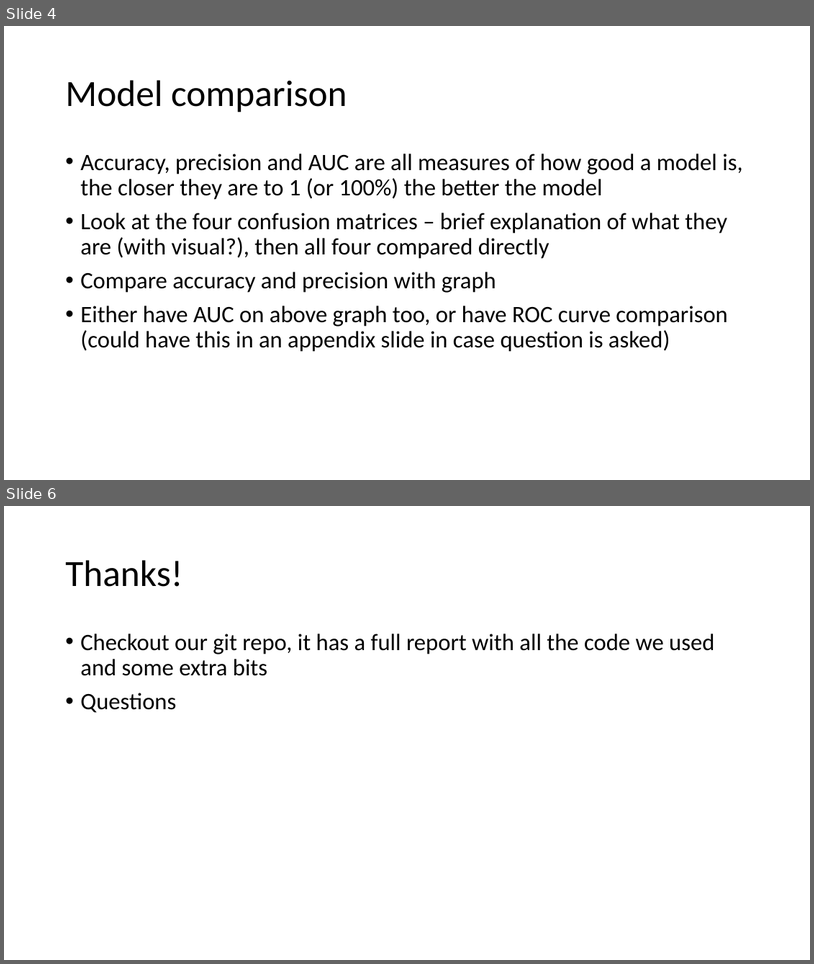
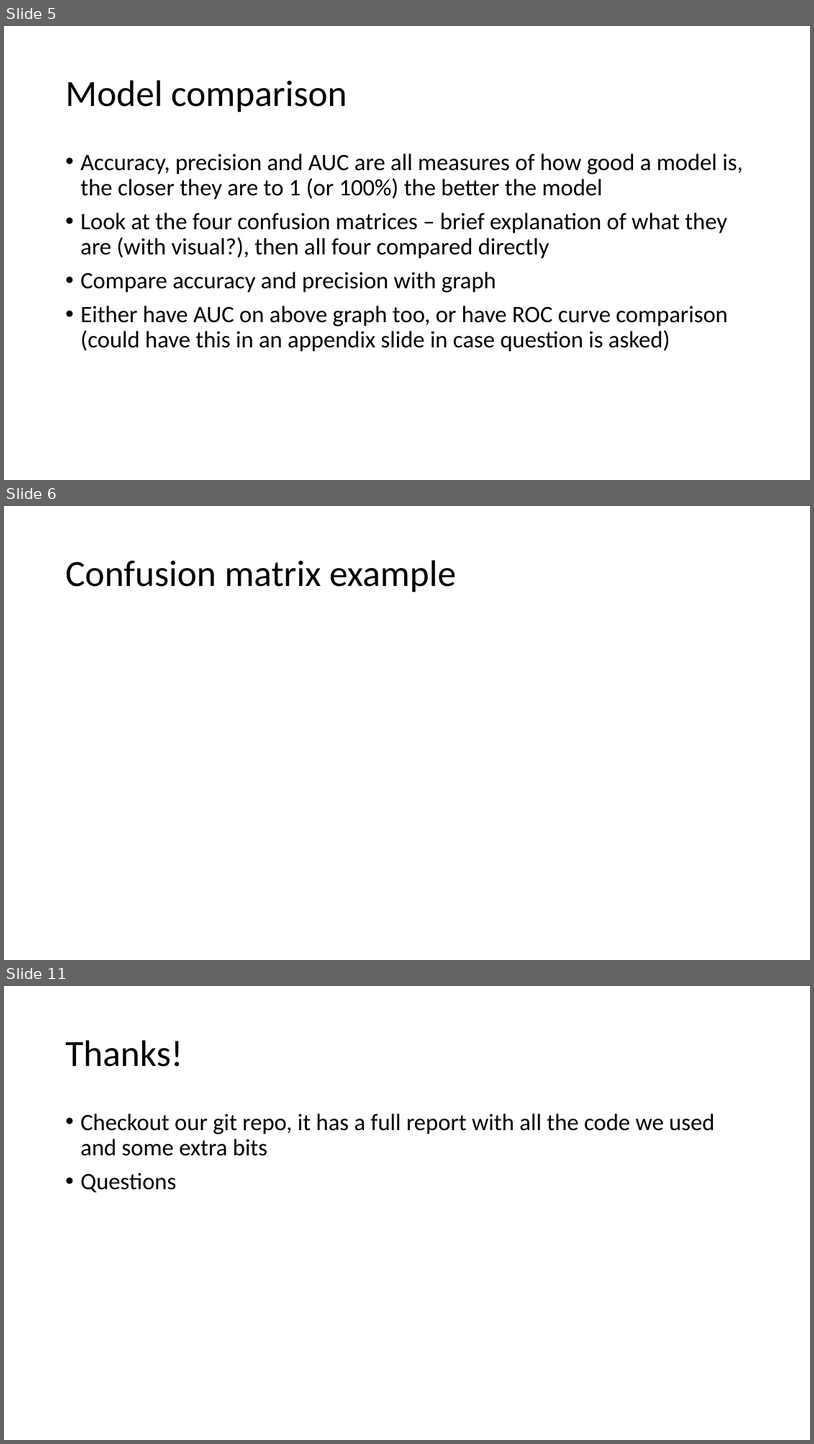
Before and after one commit to DaniiClarkee/Team4_CFG, a slide deck: Team4_presentation.pptx. Shown one above the other, each under a label of ours: slides 4 and 6 before the commit, slides 5, 6 and 11 after it; the slides between them are not shown. The pictures are 814x964 and 814x1444 pixels, drawn with LibreOffice and Linux fonts; fonts in the diff are those of the drawing. Boxes give left, top, right and bottom in pixels: in the first picture for what was removed or moved away, otherwise in the second. Text is boxed around its words. In the diff, an @@ line names an element or a change of style, - is before the commit and + after.

```diff
--- a/Team4_presentation.pptx
+++ b/Team4_presentation.pptx
@@ slide 6 added at (4, 506, 810, 960), background #FFFFFF @@
@@ title added at (65, 560, 456, 592), 44 pt, text #000000 @@
+Confusion matrix example
@@ what was slide 4 is now slide 5 @@
@@ what was slide 6 is now slide 11 @@
```
Also in this commit, not shown: 3 slides changed, 4 other slides added, 10 other files.
